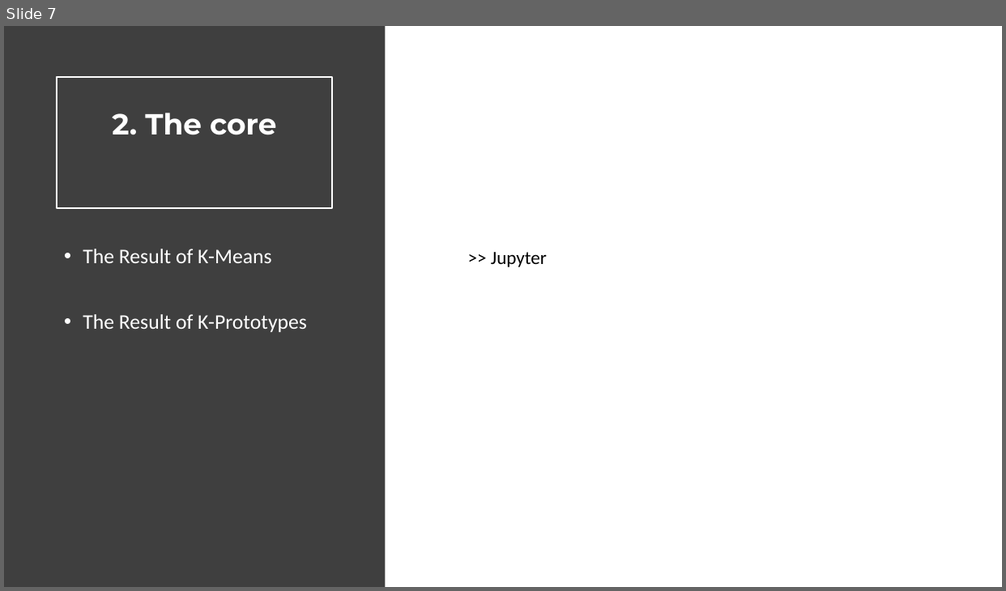
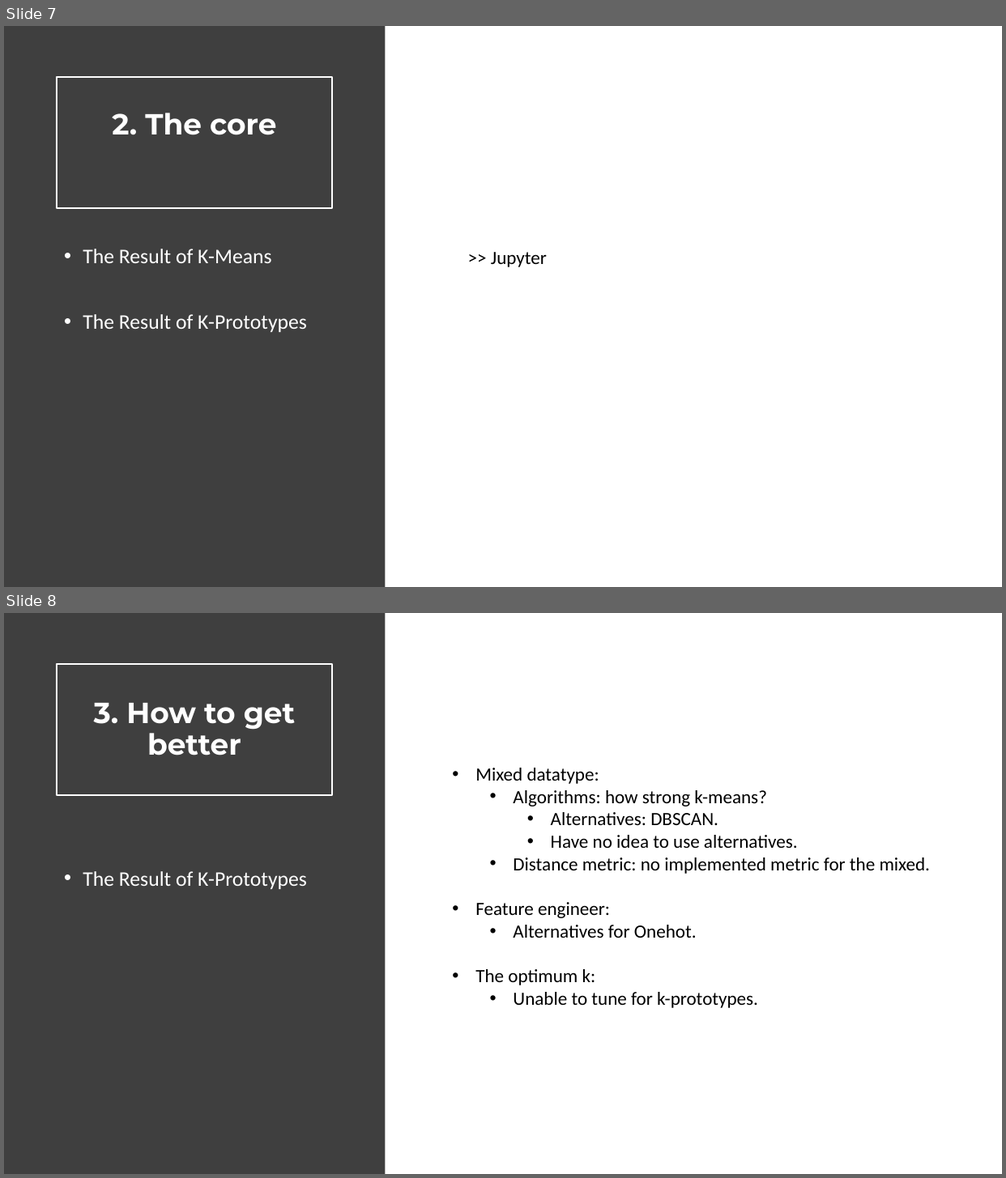
Before and after one commit to maisonhai3/Portfolio, a slide deck: 2_Boston_marathon/Boston_presentation.pptx. Shown one above the other, each under a label of ours: slide 7 before the commit, slides 7 and 8 after it. The pictures are 1006x591 and 1006x1178 pixels, drawn with LibreOffice and Linux fonts; fonts in the diff are those of the drawing. Boxes give left, top, right and bottom in pixels: in the first picture for what was removed or moved away, otherwise in the second. Text is boxed around its words. In the diff, an @@ line names an element or a change of style, - is before the commit and + after.

```diff
--- a/2_Boston_marathon/Boston_presentation.pptx
+++ b/2_Boston_marathon/Boston_presentation.pptx
@@ slide 8 added at <box>4,613,1002,1174</box>, background #FFFFFF @@
@@ rectangle added at <box>4,613,385,1174</box>, fill #3F3F3F @@
@@ title added at <box>57,664,332,796</box>, outline #FFFFFF 1.5 pt, 28 pt, text #FFFFFF, bold @@
+3. How to get better
@@ text added at <box>475,768,931,1008</box>, 18 pt, text #000000 @@
+• Mixed datatype:
+  • Algorithms: how strong k-means?
+    • Alternatives: DBSCAN.
+    • Have no idea to use alternatives.
+  • Distance metric: no implemented metric for the mixed.
+• Feature engineer:
+  • Alternatives for Onehot.
+• The optimum k:
+  • Unable to tune for k-prototypes.
@@ text added at <box>83,871,307,889</box>, 20 pt, text #FFFFFF @@
+• The Result of K-Prototypes
```
Also in this commit, not shown: 17 other files.
